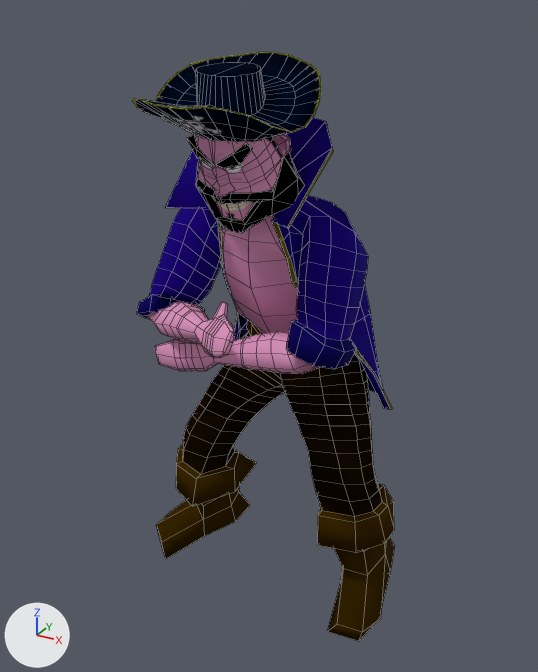
The OBJ model assets/Animacion/Pirata/Celebracion/PirataCelebracion_000198.obj as it was, and as the next commit left it.
Camera for both pictures: a 50 mm camera at (4.24, -7.35, 7.85) aimed at (0.07, 0.22, 4.07). The axes (+X, +Y, +Z) are drawn at lower left. The lights are the same throughout. Mesh edges are drawn as thin lines. Where no turn or scale is listed for an object, it has been applied to the vertices.

Names of what the first picture shows: 'Pirata_PirataH'.
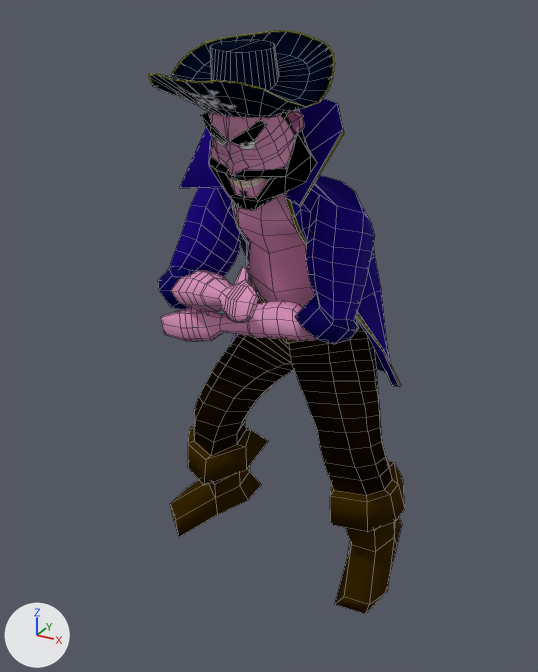
Location of each change, (x1, y1, x2, y2) in pixels of the pictures (538 x 672 px; the box of a moved part takes in the faces that stretch with it):
'Pirata_PirataH', reshaped
    before: (132, 52, 395, 642)
    after: (148, 30, 405, 614)
part 1 of me_pirata_piratah, moved or reshaped
    before: (132, 52, 321, 142)
    after: (148, 30, 335, 118)
part 2 of me_pirata_piratah, moved or reshaped
    before: (136, 118, 395, 642)
    after: (158, 99, 405, 614)

The change in detail:
me_pirata_piratah is used by ob_pirata_piratah; location (0.0, 0.0, 0.0).
me_pirata_piratah had 1340 vertices, 1341 faces and spanned x -1.62..1.89, y -1.81..1.45, z 0.1..7.44.
me_pirata_piratah now has 1340 vertices, 1341 faces and spans x -1.79..1.84, y -1.38..1.99, z 0.02..7.63.
me_pirata_piratah part 1: the loose piece of 216 vertices spanning x -0.74..1.1, y -1.81..0.08, z 6.51..7.44 is scaled about its middle by 1.04, then moved by (-0.11, 0.46, 0.18).
me_pirata_piratah part 2: 1124 of 1340 vertices moved; they spanned x -1.62..1.89, y -1.77..1.45, z 0.1..7.16 and now span x -1.79..1.84, y -1.31..1.99, z 0.02..7.34; mean shift (-0.12, 0.51, 0.12); largest move (-0.68, -0.44, 4.32) -> (-0.73, 0.21, 4.75).
